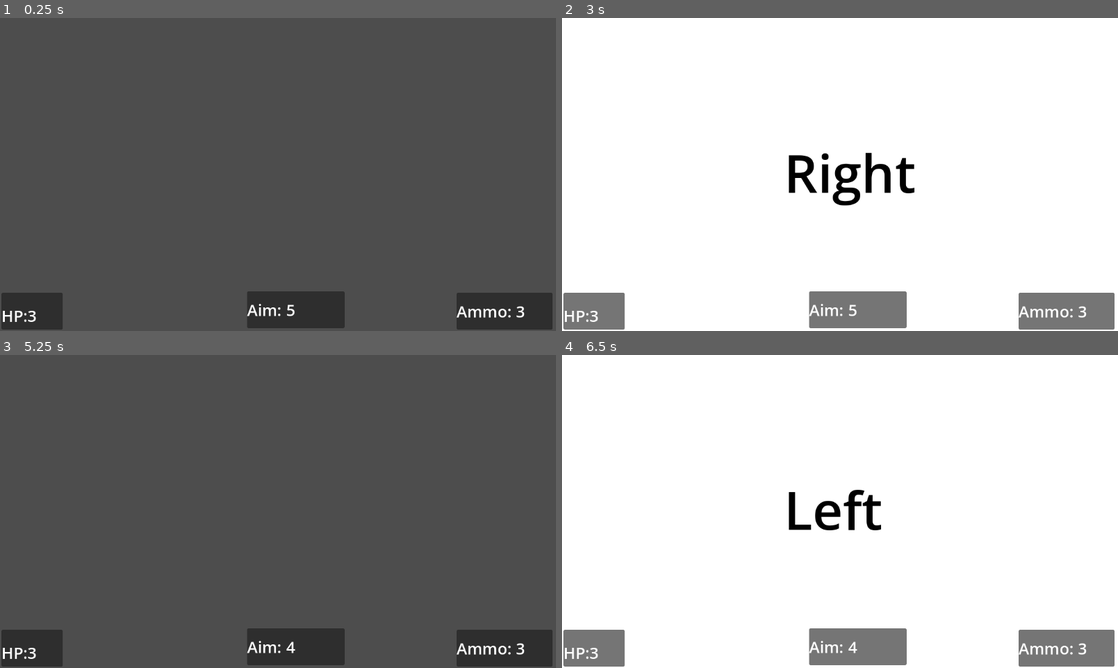
Above: before the commit, frames 1-4 (two rows, left to right).
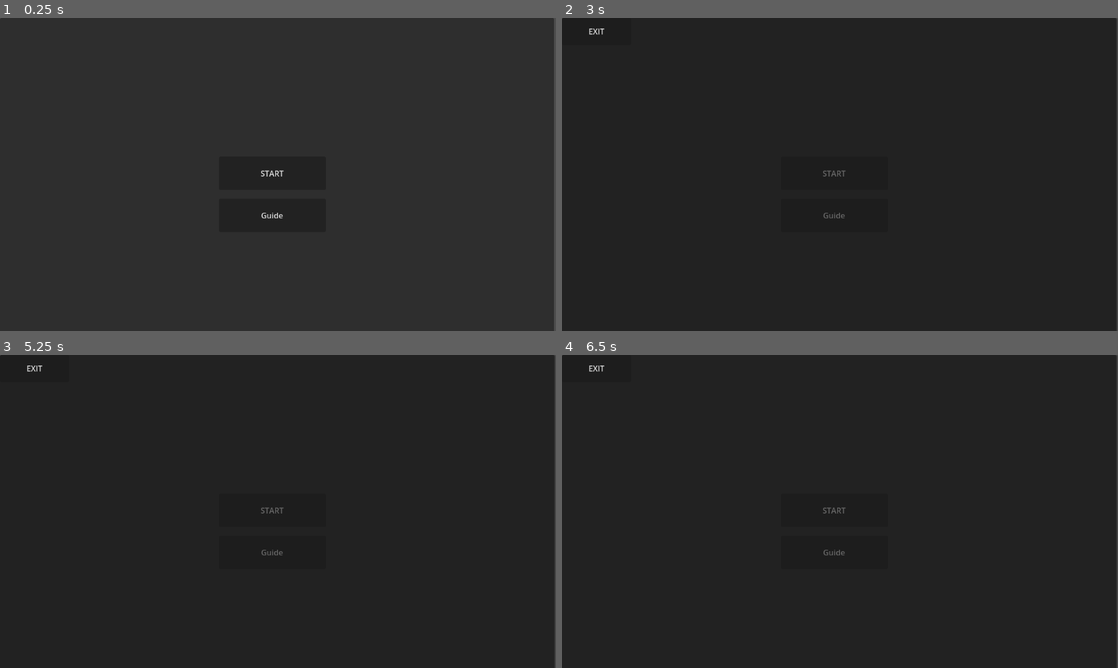
Above: after the commit, the same moments.

Repository: The4erepaha/Forgotten-cells
Game: Godot game, scene res://scenes/menu.tscn
The game is run twice, just before and just after one commit, with the same random seed, the same clock (stepped at 60 frames per second) and the same inputs. Before the commit the project starts from res://scenes/main.tscn. The engine's default icon, where the game draws it, is replaced by a stand-in: a white triangle on a blue panel in a dark square.
Inputs (mouse positions are in pixels of both pictures, inside the frame that each line leads up to):
- Up to frame 1 (0.25 s): no input
- Up to frame 2 (3 s): click (834, 215) at 0.5 s, where only the run after the commit has a clickable "Guide"; click (834, 174) at 1.25 s, where only the run after the commit has a clickable "START"; click (834, 174) at 2 s, where only the run after the commit has a clickable "START"; tap Enter at 2.75 s; move the mouse to (962, 158) at 2.77 s; hold D (right) from 2.78 s (still down); hold Right mouse button (up_aim) from 2.78 s (still down); click (962, 158) at 2.85 s
- Up to frame 3 (5.25 s): tap Space at 3.5, 5 s; move the mouse to (166, 527) at 3.52 s; release D (right) at 3.53 s; release Right mouse button (up_aim) at 3.53 s; hold S (down) 3.53-4.28 s; right-click (166, 527) at 3.6 s; click (166, 527) at 3.8 s; tap Enter at 4.25 s; move the mouse to (333, 442) at 4.27 s; hold D (right) 4.28-5.03 s; hold Right mouse button (up_aim) 4.28-5.03 s; click (333, 442) at 4.35 s; move the mouse to (250, 574) at 5.02 s; hold W (open_up) from 5.03 s (still down); right-click (250, 574) at 5.1 s
- Up to frame 4 (6.5 s): click (812, 574) at 5.3 s; tap Enter at 5.75 s; move the mouse to (1006, 558) at 5.77 s; release W (open_up) at 5.78 s; hold A (left) from 5.78 s (still down); hold Right mouse button (up_aim) from 5.78 s (still down); click (1006, 558) at 5.85 s

The runs differ from the first frame. In frame 1, 95% of the frame differs, in the area x 0-100%, y 0-100%; in frame 2, 100%; in frame 3, 95%; in frame 4, 100%.

Commit message:
add move energy logic. Project 0.1 alpha

Diff:
--- a/project.godot
+++ b/project.godot
@@ -11,7 +11,7 @@
 [application]
 
 config/name="Forgotten cells"
-run/main_scene="uid://dn2ej4srq2hic"
+run/main_scene="uid://d4aikp4uv1vjm"
 config/features=PackedStringArray("4.7", "Forward Plus")
 config/icon="res://icon.svg"
 
--- a/scenes/hud.tscn
+++ b/scenes/hud.tscn
@@ -47,6 +47,29 @@
 layout_mode = 0
 offset_right = 202.0
 offset_bottom = 76.0
-text = "Armor:"
+text = "Aim:"
 label_settings = SubResource("LabelSettings_wofu5")
 vertical_alignment = 1
+
+[node name="Score" type="Panel" parent="." unique_id=1769661971]
+offset_left = 500.0
+offset_top = 5.0
+offset_right = 702.0
+offset_bottom = 81.0
+
+[node name="Score_label" type="Label" parent="Score" unique_id=871863142]
+layout_mode = 0
+offset_right = 202.0
+offset_bottom = 76.0
+text = "Score:"
+label_settings = SubResource("LabelSettings_wofu5")
+vertical_alignment = 1
+
+[node name="Move_charge" type="Panel" parent="." unique_id=1712568884]
+offset_right = 141.0
+offset_bottom = 40.0
+
+[node name="Move_Label" type="Label" parent="Move_charge" unique_id=1764821236]
+layout_mode = 0
+offset_right = 141.0
+offset_bottom = 40.0
--- a/scenes/main.tscn
+++ b/scenes/main.tscn
@@ -92,4 +92,15 @@
 label_settings = SubResource("LabelSettings_wofu5")
 horizontal_alignment = 1
 
+[node name="spawn_zones" type="Node2D" parent="." unique_id=492903550]
+
+[node name="spawn_1" type="Marker2D" parent="spawn_zones" unique_id=1367001580]
+position = Vector2(240, 196)
+
+[node name="spawn_2" type="Marker2D" parent="spawn_zones" unique_id=1583434955]
+position = Vector2(856, 201)
+
+[node name="spawn_3" type="Marker2D" parent="spawn_zones" unique_id=1738190821]
+position = Vector2(565, 201)
+
 [connection signal="timeout" from="Spawn_enemy" to="." method="_on_timer_timeout"]
--- /dev/null
+++ b/scenes/menu.tscn
@@ -0,0 +1,40 @@
+[gd_scene format=3 uid="uid://d4aikp4uv1vjm"]
+
+[ext_resource type="Script" uid="uid://c2ylfktk2685j" path="res://scripts/menu.gd" id="1_yqeox"]
+
+[node name="Menu" type="Node2D" unique_id=1857889423]
+script = ExtResource("1_yqeox")
+
+[node name="Start_panel" type="Panel" parent="." unique_id=1525655613]
+offset_right = 1148.0
+offset_bottom = 651.0
+
+[node name="Start_Button" type="Button" parent="Start_panel" unique_id=1892789469]
+layout_mode = 0
+offset_left = 454.0
+offset_top = 287.0
+offset_right = 675.0
+offset_bottom = 356.0
+text = "START"
+
+[node name="Guide_button" type="Button" parent="Start_panel" unique_id=103950396]
+layout_mode = 0
+offset_left = 454.0
+offset_top = 374.0
+offset_right = 675.0
+offset_bottom = 443.0
+text = "Guide"
+
+[node name="Guide_panel" type="Panel" parent="." unique_id=1763802053]
+offset_right = 1150.0
+offset_bottom = 651.0
+
+[node name="Exit_Button" type="Button" parent="Guide_panel" unique_id=1589140843]
+layout_mode = 0
+offset_right = 143.0
+offset_bottom = 56.0
+text = "EXIT"
+
+[connection signal="pressed" from="Start_panel/Start_Button" to="." method="_on_button_pressed"]
+[connection signal="pressed" from="Start_panel/Guide_button" to="." method="_on_guide_button_pressed"]
+[connection signal="pressed" from="Guide_panel/Exit_Button" to="." method="_on_exit_button_pressed"]
--- a/scripts/main.gd
+++ b/scripts/main.gd
@@ -3,6 +3,7 @@
 
 @onready var player = $Player
 
+@onready var spawn_points = $spawn_zones
 
 const  enemy_scene = preload("res://scenes/enemy.tscn")  #загрузка сцены в память заранее
 
@@ -11,7 +12,6 @@
 func _ready() -> void:
 	player.player_state.connect(_on_state_player)
 	player.changed_resources.connect(_update_resources)
-
 	$lee_items/lee_left.visible = false
 	$lee_items/lee_right.visible = false
 	$lee_items/lee_down.visible = false
@@ -47,6 +47,8 @@
 	$HUD/HP_bar/HP_label.text = "HP:" + str(player.hp)
 	$HUD/Ammo_bar/Ammo_label.text = "Ammo: " + str(player.ammo)
 	$HUD/AimCharge_bar/AimCharge_label.text = "Aim: " + str(int(player.aim_charge))
+	$HUD/Score/Score_label.text = "Score: " + str(player.score_kills)
+	$HUD/Move_charge/Move_Label.text = "Energy: " + str(int(player.move_energy))
 
 
 # функция отвечающая за спавн врага
@@ -55,7 +57,9 @@
 		print("враг появился")
 		var enemy = enemy_scene.instantiate()  # создание копии сцены
 		add_child(enemy)  # добавляем в дерево сцены
-		enemy.position = Vector2(586, 179)  # указываем позицию
+		var points = spawn_points.get_children()   # получаем списки дочерних узлов из узла
+		var random_spawn = points.pick_random()    # выбирает рандомный элемент из массива
+		enemy.global_position = random_spawn.global_position  # перемещает в рандомный выбраный элемент
 		enemy.enemy_atack.connect(_on_enemy_atack)
 
 # функция атаки врага
--- /dev/null
+++ b/scripts/menu.gd
@@ -0,0 +1,16 @@
+extends Node2D
+
+func _ready() -> void:
+	$Guide_panel.visible = false
+
+
+func _on_button_pressed() -> void:
+	get_tree().change_scene_to_file("res://scenes/main.tscn")
+
+
+func _on_guide_button_pressed() -> void:
+	$Guide_panel.visible = true
+
+
+func _on_exit_button_pressed() -> void:
+	$Guide_panel.visible = false
--- a/scripts/player.gd
+++ b/scripts/player.gd
@@ -7,9 +7,13 @@
 
 @export var hp = 3     #hp игрока
 @export var ammo = 3        # амуниция игрока
-@export var aim_charge = 5     # броня игрока
+@export var aim_charge = 5     # заряд прицела
 
 @export var player_damage = 1
+
+@export var move_energy = 5  # заряд движения
+
+var score_kills = 0   # очки кол-во убитых врагов
 
 signal player_state(state)
 
@@ -32,6 +36,8 @@
 	move_aim(_delta)
 	if state == State.DOWN:
 		aim_bonus(_delta)
+	move_system(_delta)
+
 
 # функция отвечающяя за логику и перемещение между препятствиями.
 func leeSystem():
@@ -39,19 +45,20 @@
 		state = State.NORMAL
 		emit_signal("player_state", state)
 	if Input.is_action_just_pressed("left"):
-		if state == State.NORMAL:
+		if state == State.NORMAL && move_energy == 5:
 			state = State.LEFT
 			hp_bonus()                 # функция хп бонуса
+
 			emit_signal("player_state",state)
 			emit_signal("changed_resources")
 	if Input.is_action_just_pressed("right"):
-		if state == State.NORMAL:
+		if state == State.NORMAL && move_energy == 5:
 			state = State.RIGHT
 			ammo_bonus()              # функция бонуса патронов
 			emit_signal("player_state", state)
 			emit_signal("changed_resources")
 	if Input.is_action_just_pressed("down"):    # клавиша S
-		if state == State.NORMAL:
+		if state == State.NORMAL && move_energy == 5:
 			state = State.DOWN
 			#aim_bonus()              # функция зарядки снайпера
 			emit_signal("player_state", state)
@@ -99,6 +106,7 @@
 			var hit_area = overlapping[0]  # hit_area - это Area2D врага
 			var enemy = hit_area.get_parent() # enemy это сам узел сцены Enemy (Node2D)
 			enemy.take_damage_enemy(player_damage)
+			score_kills += 1
 		emit_signal("changed_resources")
 	else: print("нет патронов!")
 
@@ -123,6 +131,16 @@
 		hp = 0
 		die_player()
 
+func move_system(delta):
+	if move_energy >= 5:
+		move_energy = 5
+	if state == State.NORMAL && move_energy < 5:
+		move_energy += 1 * delta
+	if state != State.NORMAL && move_energy == 5:
+		move_energy = 0
+	emit_signal("changed_resources")
+
+
 # функция смерти игрока
 func die_player():
-	print("gg")
+	get_tree().change_scene_to_file("res://scenes/menu.tscn")   # при смерти возращает в меню
Not shown, added: scripts/menu.gd.uid
